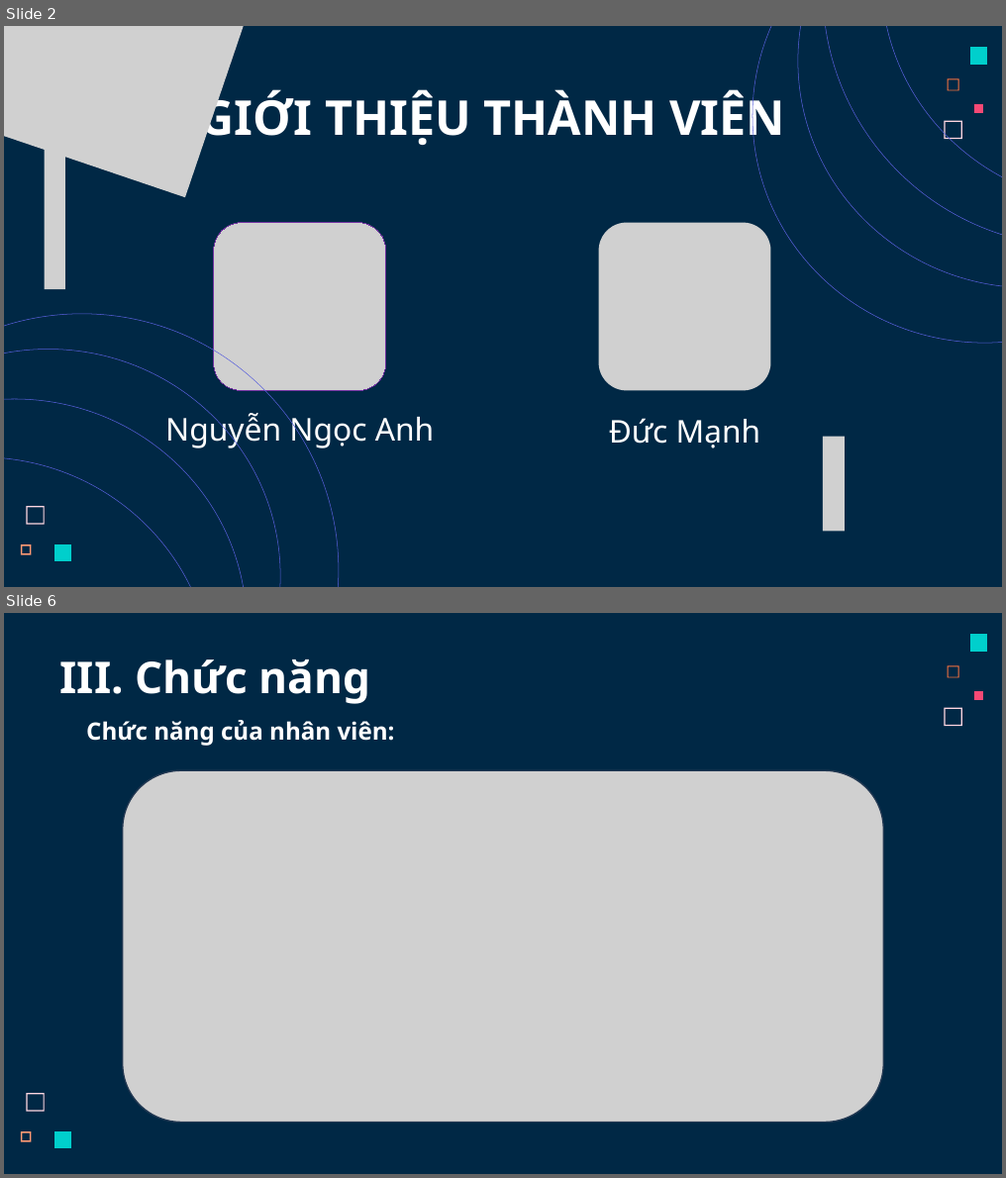
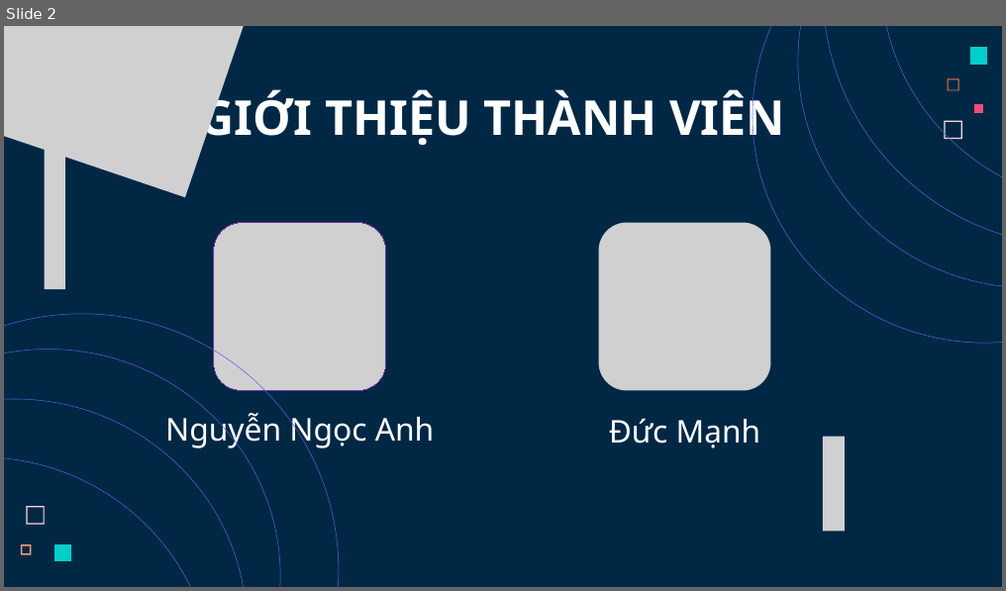
Before and after one commit to AnhCode206/DDTuan_PBL01_NHP41B_Nhom11, a slide deck: Slides.pptx. Shown one above the other, each under a label of ours: slides 2 and 6 before the commit, slide 2 after it; the slides between them are not shown. The pictures are 1006x1178 and 1006x591 pixels, drawn with LibreOffice and Linux fonts; fonts in the diff are those of the drawing; grey boxes stand for pictures. Boxes give left, top, right and bottom in pixels: in the first picture for what was removed or moved away, otherwise in the second. Text is boxed around its words. In the diff, an @@ line names an element or a change of style, - is before the commit and + after.

```diff
--- a/Slides.pptx
+++ b/Slides.pptx
@@ slide 6 removed at bbox=[4, 613, 1002, 1174], background #002845 @@
@@ freeform shape removed at bbox=[970, 635, 987, 652] @@
@@ text removed at bbox=[60, 660, 371, 704] @@
-III. Chức năng
@@ freeform shape removed at bbox=[947, 665, 959, 678] @@
@@ freeform shape removed at bbox=[974, 691, 983, 700] @@
@@ text removed at bbox=[86, 720, 395, 746] @@
-Chức năng của nhân viên:
@@ freeform shape removed at bbox=[944, 708, 962, 726] @@
@@ picture removed at bbox=[123, 770, 884, 1123] @@
@@ freeform shape removed at bbox=[26, 1093, 45, 1112] @@
@@ freeform shape removed at bbox=[21, 1132, 31, 1143] @@
@@ freeform shape removed at bbox=[54, 1132, 71, 1149] @@
```
Also in this commit, not shown: 4 slides changed, 20 slides added, 8 other slides removed, 3 other files.
